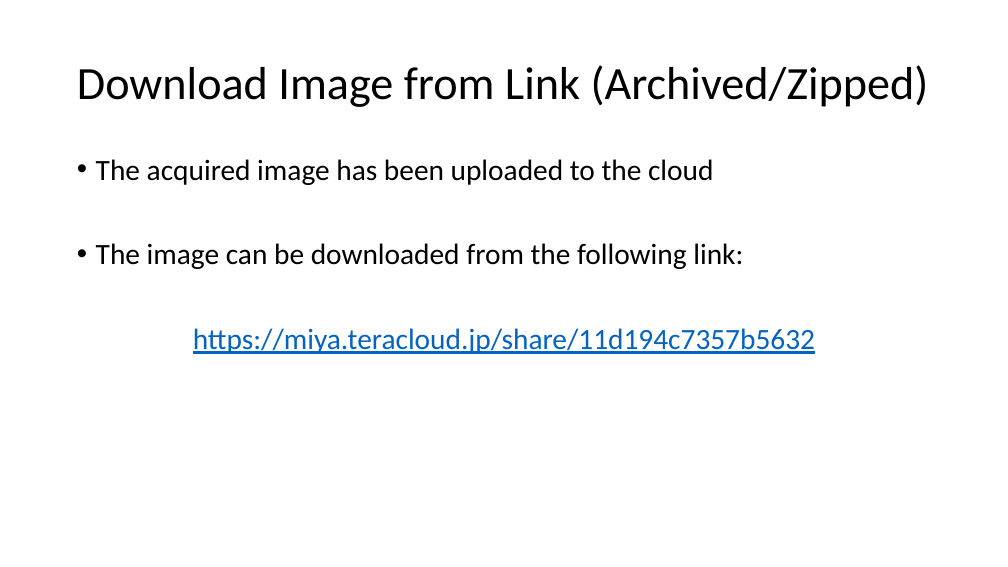
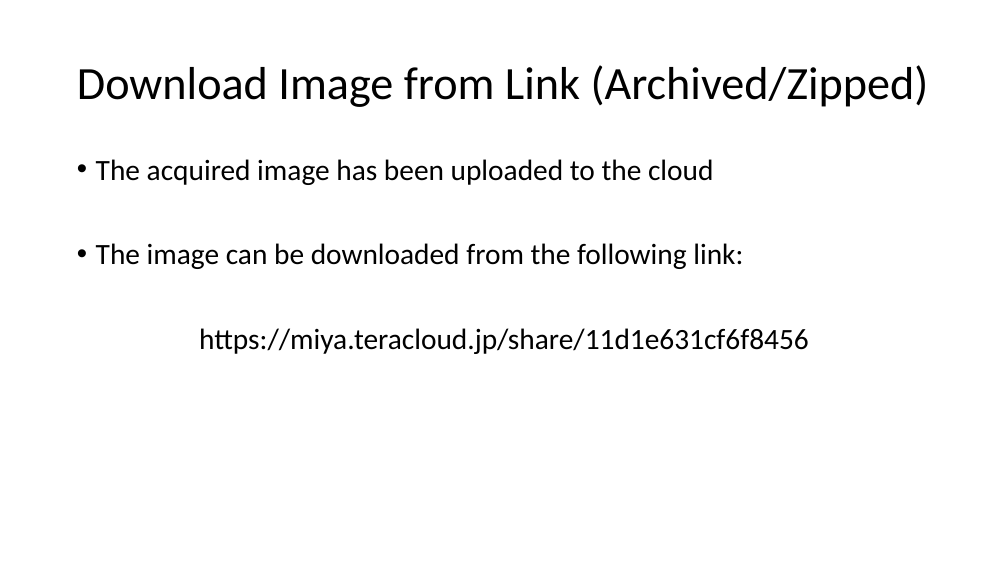
Before and after one commit to frankwxu/digital-forensics-lab, a slide deck: slide 8 of Echo_Device/ppts/3_Image_Acquisition_and_Mounting.pptx. Drawn at 1008x567 pixels with LibreOffice and Linux fonts; fonts in the diff are those of the drawing; background and template pictures are left out. Boxes give left, top, right and bottom in pixels: in the first picture for what was removed or moved away, otherwise in the second. Text is boxed around its words. In the diff, an @@ line names an element or a change of style, - is before the commit and + after.

Commit message:
fix echo device download links

```diff
--- a/Echo_Device/ppts/3_Image_Acquisition_and_Mounting.pptx
+++ b/Echo_Device/ppts/3_Image_Acquisition_and_Mounting.pptx
@@ text at (199,328,809,354): text changed; text colour #0563C1 to #000000 @@
-https://miya.teracloud.jp/share/11d194c7357b5632
+https://miya.teracloud.jp/share/11d1e631cf6f8456
```
